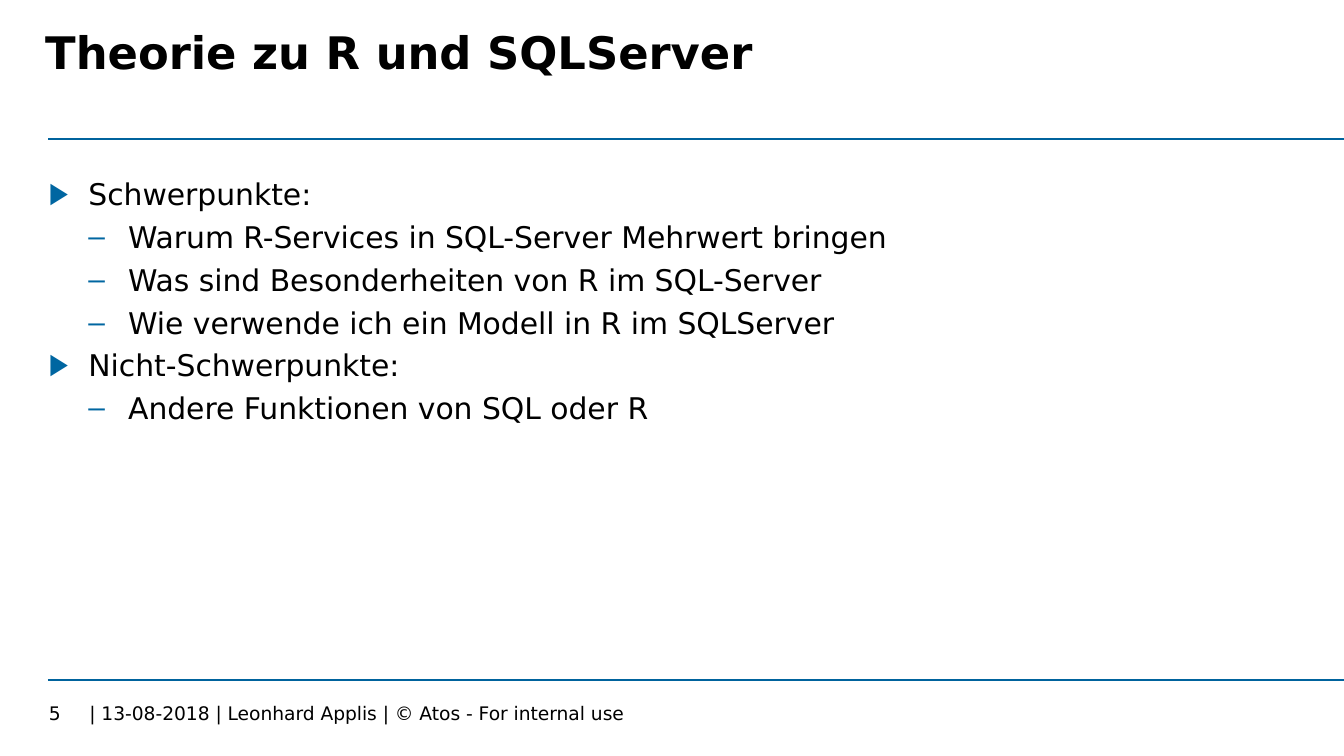
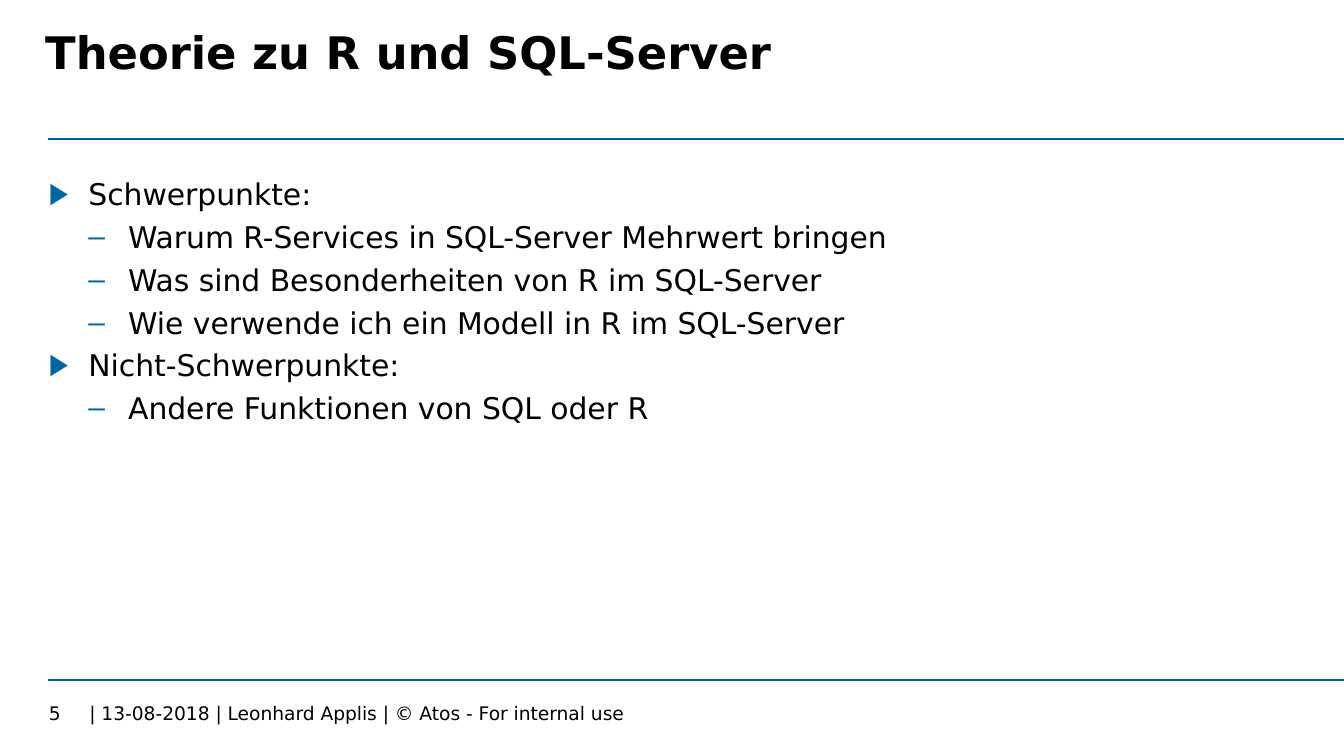
Before and after one commit to Twonki/Bachelorthesis, a slide deck: slide 5 of Bachelor_Zwischenstand.pptx. Drawn at 1344x756 pixels with LibreOffice and Linux fonts; fonts in the diff are those of the drawing; background and template pictures are left out. Boxes give left, top, right and bottom in pixels: in the first picture for what was removed or moved away, otherwise in the second. Text is boxed around its words. In the diff, an @@ line names an element or a change of style, - is before the commit and + after.

```diff
--- a/Bachelor_Zwischenstand.pptx
+++ b/Bachelor_Zwischenstand.pptx
@@ title at bbox=[45, 35, 771, 76]: text changed @@
-Theorie zu R und SQLServer
+Theorie zu R und SQL-Server
@@ text at bbox=[128, 311, 845, 338]: text changed @@
-  – Wie verwende ich ein Modell in R im SQLServer
+  – Wie verwende ich ein Modell in R im SQL-Server
```
Also in this commit, not shown: 4 other slides changed.
